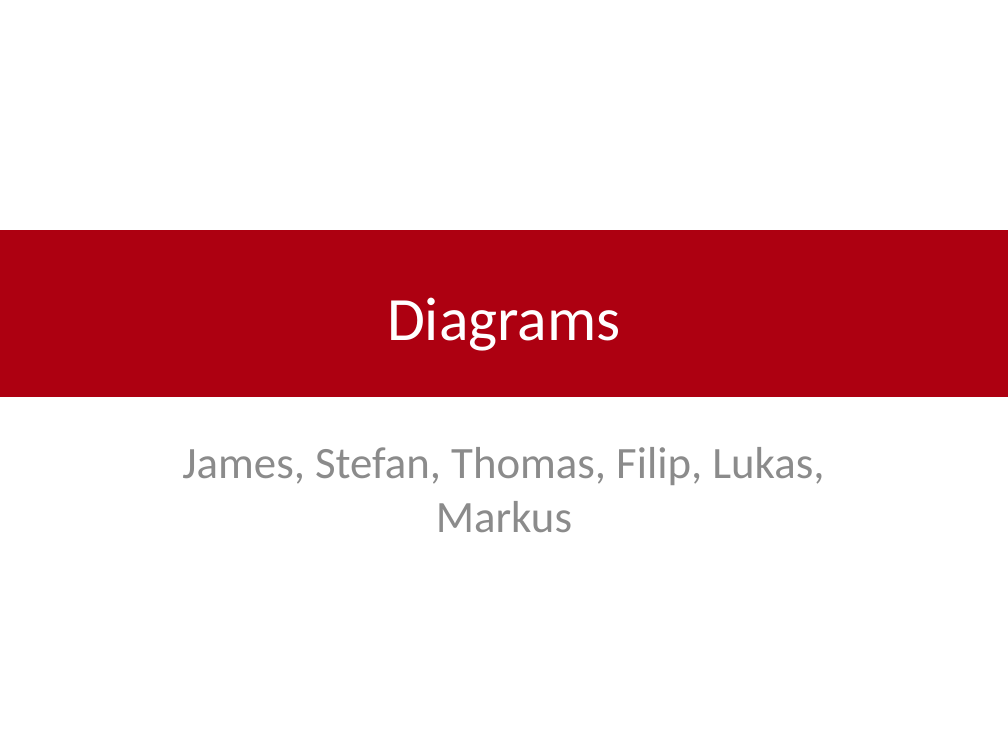
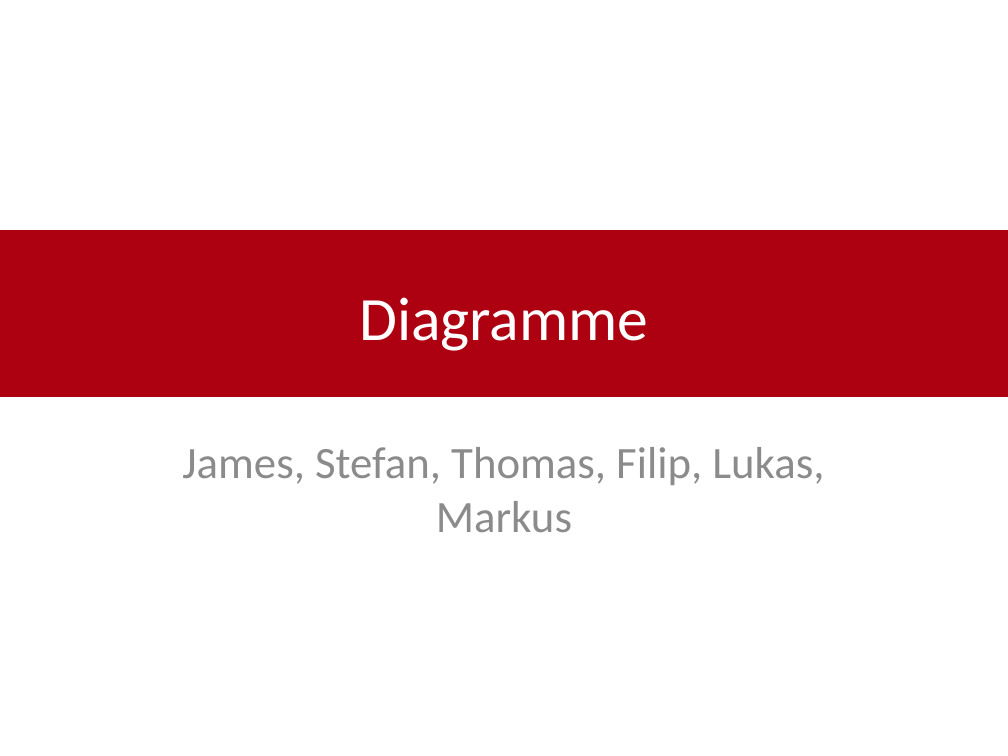
Before and after one commit to shylux/ch.bfh.bti7081.s2015.rot, a slide deck: slide 1 of doc/task07/design.pptx. Drawn at 1008x756 pixels with LibreOffice and Linux fonts; fonts in the diff are those of the drawing. Boxes give left, top, right and bottom in pixels: in the first picture for what was removed or moved away, otherwise in the second. Text is boxed around its words. In the diff, an @@ line names an element or a change of style, - is before the commit and + after.

```diff
--- a/doc/task07/design.pptx
+++ b/doc/task07/design.pptx
@@ title at [359,297,648,351]: text changed @@
-Diagrams
+Diagramme
```
Also in this commit, not shown: 1 other slide changed, 1 slide added, 1 slide removed, 2 other files.
